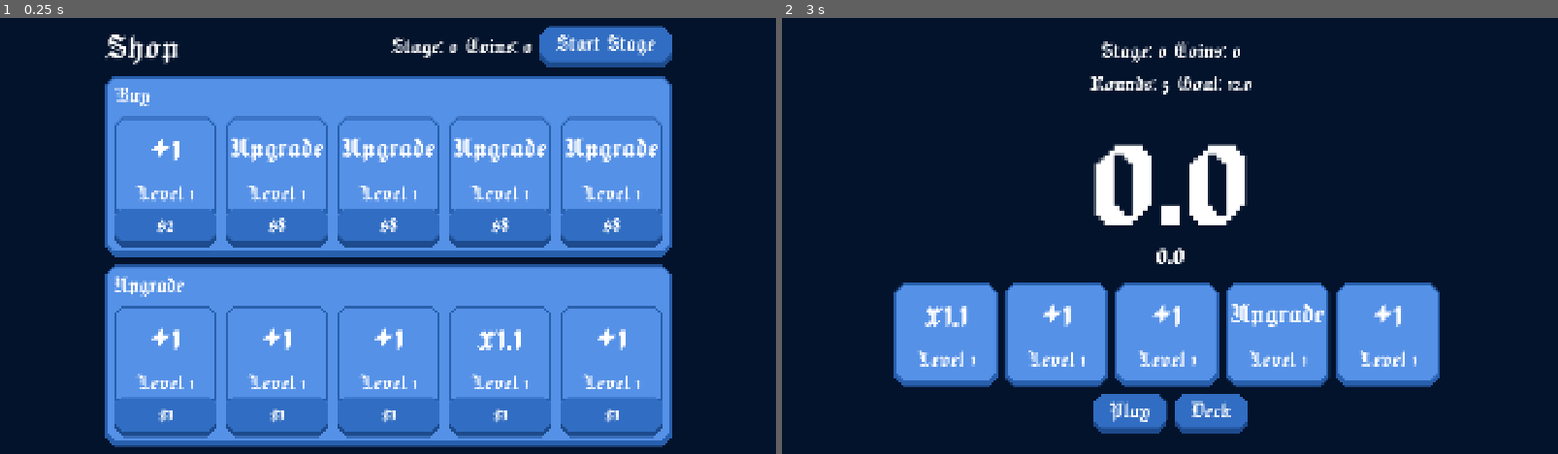
Above: before the commit, frames 1-2 (left to right).
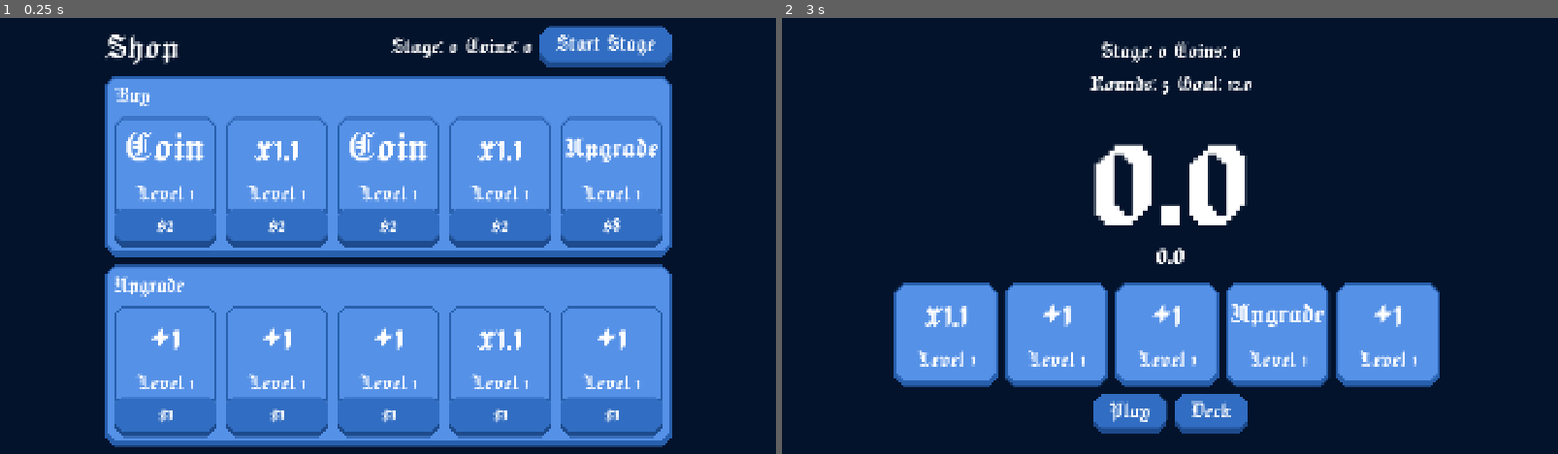
Above: after the commit, the same moments.

Repository: billyhawkes/card-game
Game: Godot game, scene res://scenes/shop/shop.tscn
Same seed, same stepped clock (60 frames per second), same inputs: the game is played once before the commit and once after it. This scene is started directly instead of the project's main scene.
Inputs:
- Up to frame 1 (0.25 s): no input
- Up to frame 2 (3 s): click "$2" at 0.5 s; click "$8" at 1.25 s; click "$1" at 2 s; click "Start Stage" at 2.75 s

The runs differ from the first frame. In frame 1, 1.6% of the frame differs, in the area x 16-71%, y 26-50%; in frame 2, nothing differs.

Commit message:
feat: coin card

Diff:
--- a/scenes/cards/card.gd
+++ b/scenes/cards/card.gd
@@ -4,7 +4,8 @@
 enum CardType {
 	Add,
 	Multiply,
-	Upgrade
+	Upgrade,
+	Coin
 }
 
 var type: CardType
@@ -57,6 +58,8 @@
 		CardType.Upgrade:
 			value_label.add_theme_font_size_override("font_size", 80)
 			return "Upgrade"
+		CardType.Coin:
+			return "Coin"
 		_:
 			return ""
 
@@ -68,16 +71,10 @@
 			return 1 + floor(level * 0.1)
 		CardType.Upgrade:
 			return 2 + level * 2
+		CardType.Coin:
+			return level
 		_:
 			return 0
 
 func get_buy_cost() -> int:
-	match type:
-		CardType.Add:
-			return get_upgrade_cost() * 2
-		CardType.Multiply:
-			return get_upgrade_cost() * 2
-		CardType.Upgrade:
-			return get_upgrade_cost() * 2
-		_:
-			return 0
+	return get_upgrade_cost() * 2
--- a/scenes/cards/hand_card.gd
+++ b/scenes/cards/hand_card.gd
@@ -72,6 +72,10 @@
 				for x in card.level:
 					EventBus.upgrade_card.emit(next_card.card.card_id, 0)
 			return score
+		Card.CardType.Coin:
+			Game.coins += card.level
+			EventBus.coins_updated.emit(Game.coins)
+			return score
 		_:
 			return score
 
--- a/scenes/shop/shop.gd
+++ b/scenes/shop/shop.gd
@@ -10,7 +10,7 @@
 		var new_card = ShopCard.create_card(card.type, card.level, card.card_id, ShopCard.ShopType.Upgrade)
 		upgrade_container.add_child(new_card)
 	for x in 5:
-		var type = randi() % 3
+		var type = randi() % len(Card.CardType.keys())
 		var new_card = ShopCard.create_card(type, (randi() % (Game.stage + 1) + 1), -1, ShopCard.ShopType.Buy)
 		buy_container.add_child(new_card)
 
